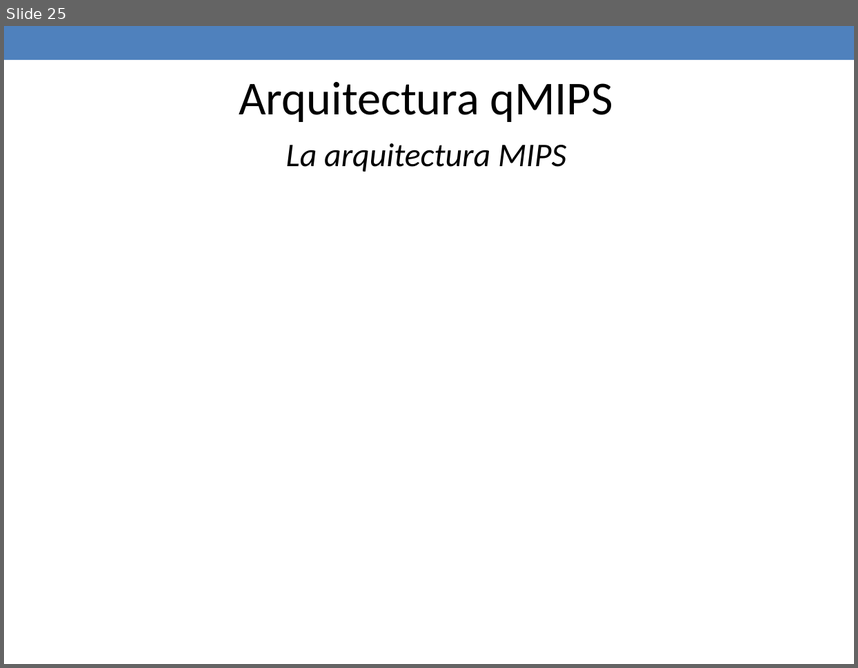
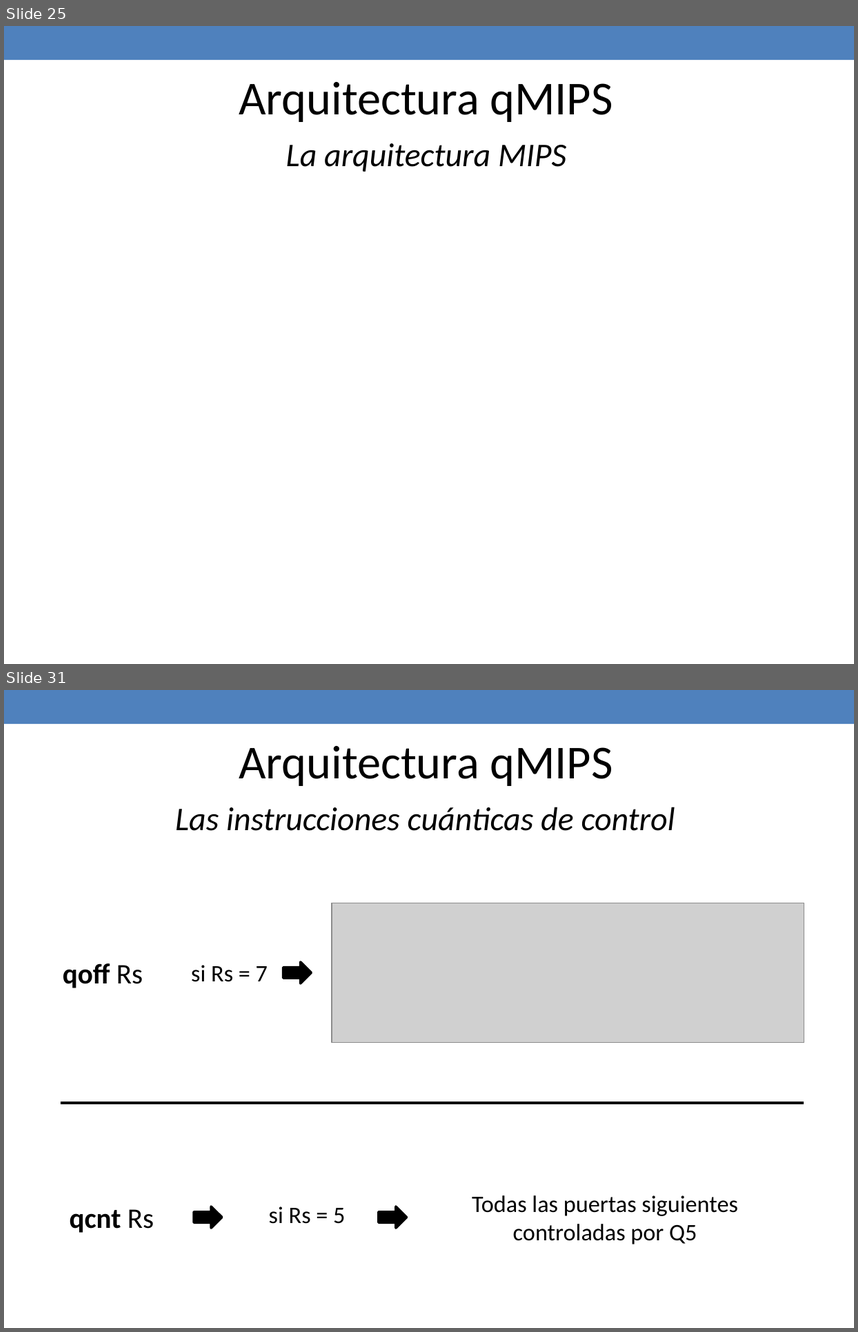
Before and after one commit to jaimecp89/qMIPS101, a slide deck: qMIPS/doc/Presentacion PFC.pptx. Shown one above the other, each under a label of ours: slide 25 before the commit, slides 25 and 31 after it; the slides between them are not shown. The pictures are 858x668 and 858x1332 pixels, drawn with LibreOffice and Linux fonts; fonts in the diff are those of the drawing; grey boxes stand for pictures. Boxes give left, top, right and bottom in pixels: in the first picture for what was removed or moved away, otherwise in the second. Text is boxed around its words. In the diff, an @@ line names an element or a change of style, - is before the commit and + after.

```diff
--- a/qMIPS/doc/Presentacion PFC.pptx
+++ b/qMIPS/doc/Presentacion PFC.pptx
@@ slide 31 added at (x1=4, y1=690, x2=854, y2=1328), background #FFFFFF; not listed: 1 template element that a slide beside it also shows @@
@@ text added at (x1=239, y1=746, x2=613, y2=786), 40 pt, text #000000 @@
+Arquitectura qMIPS
@@ text added at (x1=175, y1=807, x2=675, y2=831), 28 pt, text #000000, italic @@
+Las instrucciones cuánticas de control
@@ picture added at (x1=332, y1=903, x2=804, y2=1042) @@
@@ text added at (x1=63, y1=963, x2=143, y2=988), 24 pt, text #000000, bold @@
+qoff Rs
@@ text added at (x1=191, y1=965, x2=268, y2=982), 20 pt, text #000000 @@
+si Rs = 7
@@ right arrow added at (x1=283, y1=962, x2=312, y2=983), fill #000000, outline #000000 2.08 pt @@
@@ line added from (61, 1103) to (804, 1103), #000000 2.25 pt @@
@@ right arrow added at (x1=194, y1=1206, x2=221, y2=1228), fill #000000, outline #000000 2.08 pt @@
@@ text added at (x1=269, y1=1206, x2=345, y2=1223), 20 pt, text #000000 @@
+si Rs = 5
@@ right arrow added at (x1=379, y1=1206, x2=407, y2=1228), fill #000000, outline #000000 2.08 pt @@
@@ text added at (x1=472, y1=1195, x2=738, y2=1244), 20 pt, text #000000 @@
+Todas las puertas siguientes controladas por Q5
@@ text added at (x1=70, y1=1209, x2=154, y2=1232), 24 pt, text #000000, bold @@
+qcnt Rs
```
Also in this commit, not shown: 3 slides changed, 10 other slides added, 1 other file.
